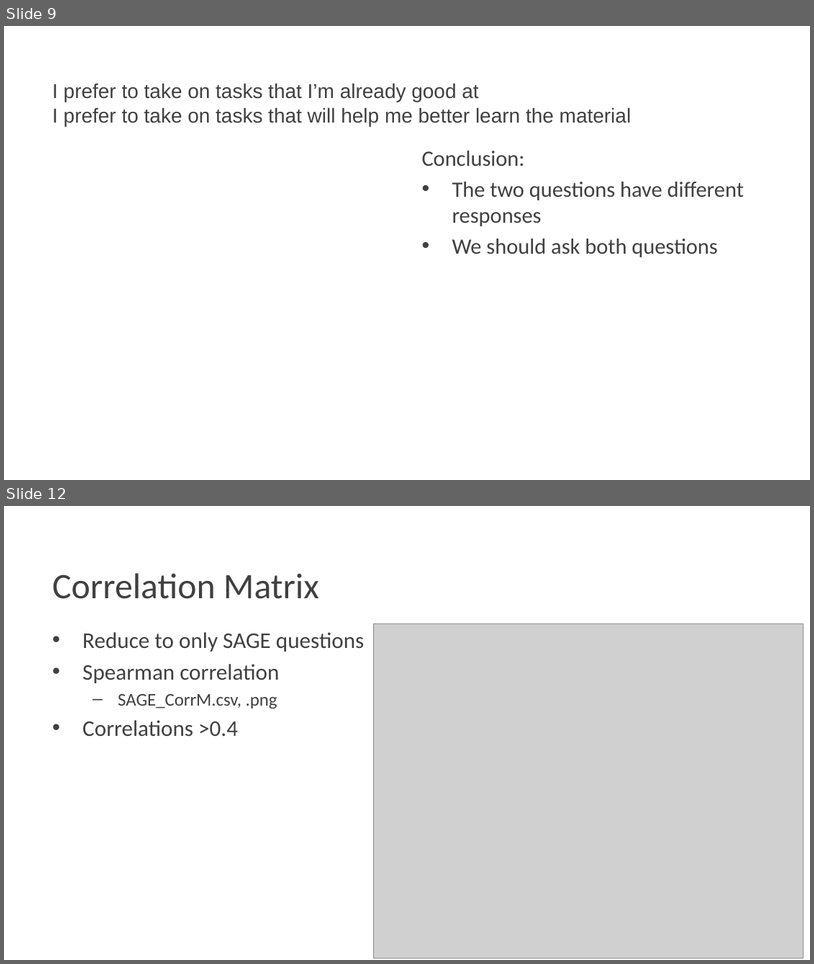
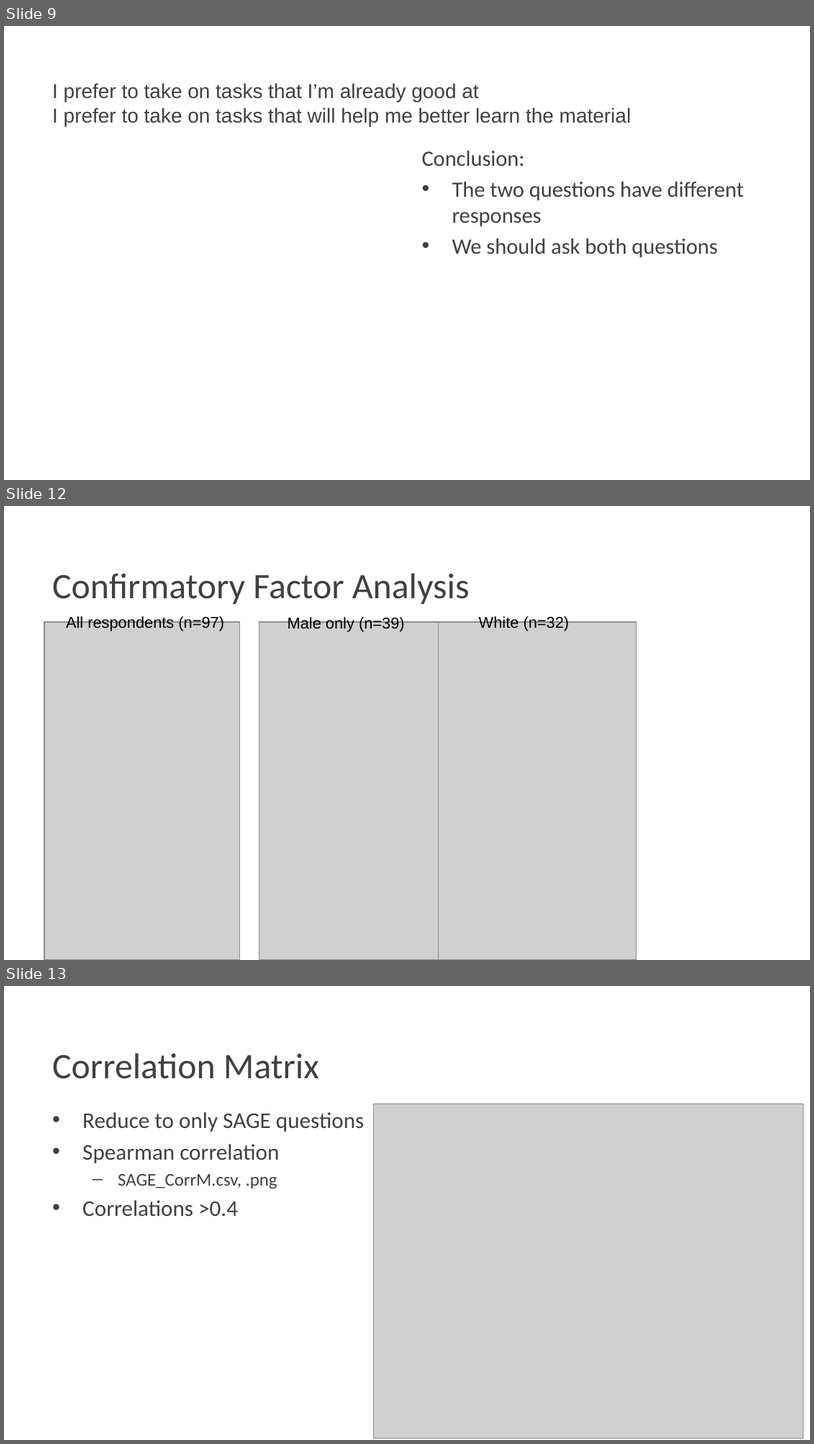
Before and after one commit to Pontigre/PER_analysis, a slide deck: Analysis_explanation.pptx. Shown one above the other, each under a label of ours: slides 9 and 12 before the commit, slides 9, 12 and 13 after it; the slides between them are not shown. The pictures are 814x964 and 814x1444 pixels, drawn with LibreOffice and Linux fonts; fonts in the diff are those of the drawing; grey boxes stand for pictures; background and template pictures are left out. Boxes give left, top, right and bottom in pixels: in the first picture for what was removed or moved away, otherwise in the second. Text is boxed around its words. In the diff, an @@ line names an element or a change of style, - is before the commit and + after.

```diff
--- a/Analysis_explanation.pptx
+++ b/Analysis_explanation.pptx
@@ slide 12 added at <box>4,506,810,960</box>, background picture (left out) @@
@@ title added at <box>52,573,470,604</box>, 32 pt, text #404040 @@
+Confirmatory Factor Analysis
@@ picture added at <box>44,622,240,960</box> @@
@@ text added at <box>66,615,224,631</box>, 14 pt, text #000000 @@
+All respondents (n=97)
@@ picture added at <box>260,622,450,960</box> @@
@@ text added at <box>288,616,405,632</box>, 14 pt, text #000000 @@
+Male only (n=39)
@@ picture added at <box>439,622,637,960</box> @@
@@ text added at <box>479,615,570,631</box>, 14 pt, text #000000 @@
+White (n=32)
@@ what was slide 12 is now slide 13 @@
```
Also in this commit, not shown: 2 slides changed.
